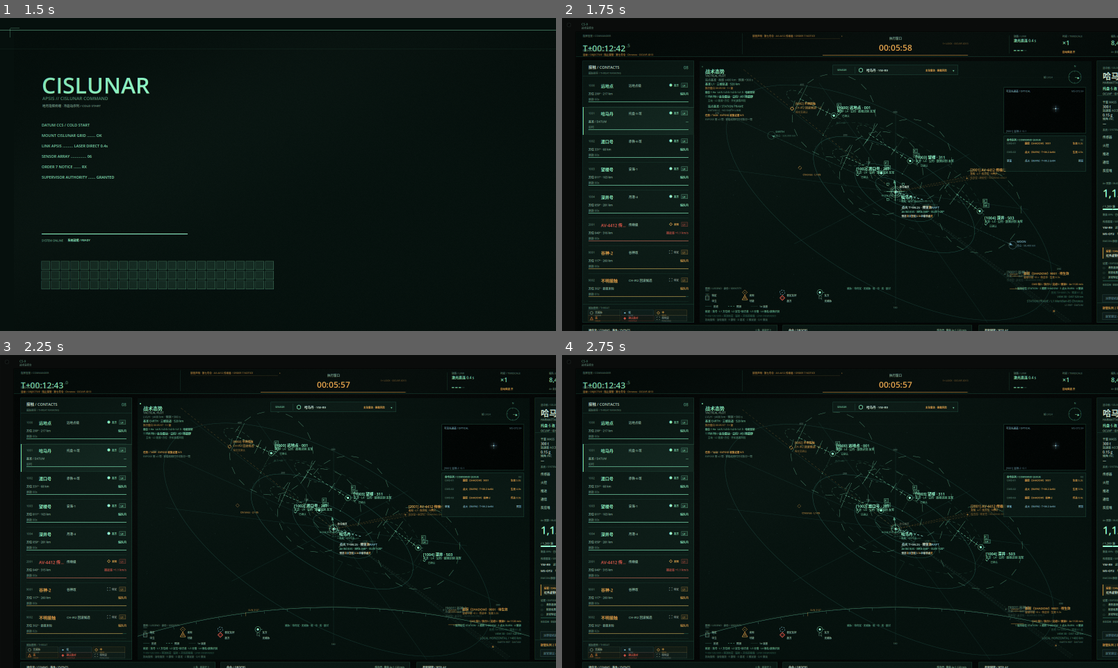
Above: before the commit, frames 1-4 (two rows, left to right).
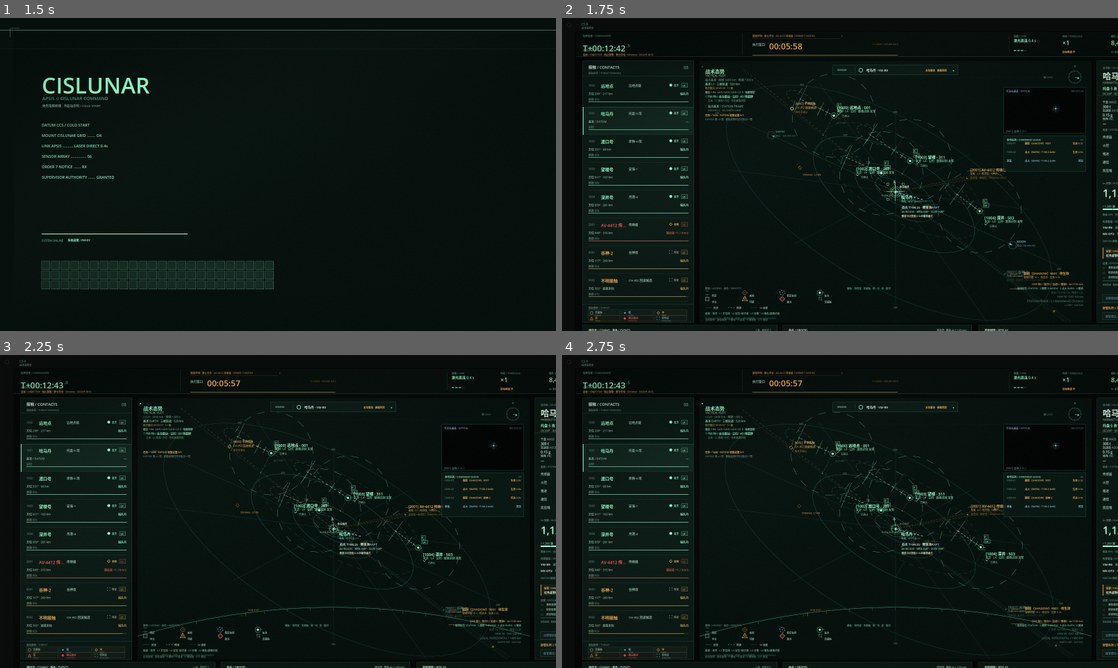
Above: after the commit, the same moments.

Repository: HATO-24/ghost-track-apsis
Game: Godot game, scene res://main.tscn
The game is run twice, just before and just after one commit, with the same random seed, the same clock (stepped at 60 frames per second) and the same inputs.
Inputs (mouse positions are in pixels of both pictures, inside the frame that each line leads up to):
- Up to frame 1 (1.5 s): tap Enter at 0.5 s; drag from (278, 174) to (333, 105) at 0.52 s; drag from (166, 190) to (250, 237) at 1.27 s
- Up to frame 2 (1.75 s): no input
- Up to frame 3 (2.25 s): move the mouse to (333, 442) at 2.02 s; hold D from 2.03 s (still down); tap 2 at 2.1 s
- Up to frame 4 (2.75 s): keep holding D

Frame 1 is identical in both runs. In frame 2, 0.7% of the frame differs, in the area x 25-73%, y 6-97%; in frame 3, 0.7%; in frame 4, 0.7%.

Commit message:
P4c 倒计时恢复原位并垂直居中；图例上下间距拉开

Diff:
--- a/game_v15/scripts/hud.gd
+++ b/game_v15/scripts/hud.gd
@@ -1402,17 +1402,12 @@
 	var notice_line_c: Color = Palette.a(Palette.AMBER, 0.55 if notice_hot else 0.22)
 	draw_line(Vector2(548.0, 60.0), Vector2(800.0, 60.0), notice_line_c, 1.0)
 	_txt(mono, 804, 46, "▸", 7, Palette.a(Palette.AMBER, 0.9 if notice_hot else 0.5))
-	# P4b：执行窗口组水平居中；数字与进度条以 960 为轴。
-	var exec_s := _hms(exec_left)
-	var exec_w := mono.get_string_size(exec_s, HORIZONTAL_ALIGNMENT_LEFT, -1, 24).x
-	var exec_x := 960.0 - exec_w * 0.5
-	var exec_lab := "执行窗口"
-	var exec_lab_w := cjk.get_string_size(exec_lab, HORIZONTAL_ALIGNMENT_LEFT, -1, 9).x
-	_txt(cjk, 960.0 - exec_lab_w * 0.5, 52.0, exec_lab, 9, Palette.DIM)
-	_txt(mono, exec_x, 68.0, exec_s, 24, Palette.AMBER)
-	draw_rect(Rect2(750, 106, 420, 1), Palette.a(Palette.AMBER, 0.16))
-	draw_rect(Rect2(750, 106, 420.0 * exec_left / 360.0, 1), Palette.AMBER)
-	_txt_r(cjk, 1170, 68, "1× LOCK · OCUVF-ID13", 7, Palette.a(Palette.AMBER, 0.45))
+	# P4c：倒计时恢复原水平位置；只做垂直居中（数字 64..88，顶栏 40..112）。
+	_txt(cjk, 548, 70, "执行窗口", 9, Palette.DIM)
+	_txt(mono, 596, 64, _hms(exec_left), 24, Palette.AMBER)
+	draw_rect(Rect2(548, 106, 420, 1), Palette.a(Palette.AMBER, 0.16))
+	draw_rect(Rect2(548, 106, 420.0 * exec_left / 360.0, 1), Palette.AMBER)
+	_txt_r(cjk, 968, 70, "1× LOCK · OCUVF-ID13", 7, Palette.a(Palette.AMBER, 0.45))
 
 	draw_line(Vector2(1288, 50), Vector2(1288, 102), Palette.a(Palette.LINE, 0.7), 1.0)
 
--- a/game_v15/scripts/plot.gd
+++ b/game_v15/scripts/plot.gd
@@ -1937,26 +1937,26 @@
 	var row2 := [["neutral", "中立"], ["suspect", "可疑"], ["hostile", "敌方"]]
 	var x := 22.0
 	for it in row1:
-		_symbol_at(Vector2(x, 665.0), String(it[0]), _identity_color(String(it[0])), 1)
-		_txt(cjk, x + 13.0, 668.0, String(it[1]), 7, Palette.DIM)
+		_symbol_at(Vector2(x, 666.0), String(it[0]), _identity_color(String(it[0])), 1)
+		_txt(cjk, x + 13.0, 669.0, String(it[1]), 7, Palette.DIM)
 		x += 108.0
 	x = 22.0
 	for it in row2:
-		_symbol_at(Vector2(x, 681.0), String(it[0]), _identity_color(String(it[0])), 1)
-		_txt(cjk, x + 13.0, 684.0, String(it[1]), 7, Palette.DIM)
+		_symbol_at(Vector2(x, 684.0), String(it[0]), _identity_color(String(it[0])), 1)
+		_txt(cjk, x + 13.0, 687.0, String(it[1]), 7, Palette.DIM)
 		x += 108.0
-	draw_rect(Rect2(Vector2(x - 2.0, 676.0), Vector2(8, 8)), Palette.a(Palette.FAINT, 0.85), false, 1.0)
-	draw_line(Vector2(x - 3.0, 675.0), Vector2(x + 7.0, 687.0), Palette.a(Palette.FAINT, 0.65), 1.0)
-	_txt(cjk, x + 13.0, 684.0, "无威胁", 7, Palette.DIM)
-	var y2 := 700.0
+	draw_rect(Rect2(Vector2(x - 2.0, 679.0), Vector2(8, 8)), Palette.a(Palette.FAINT, 0.85), false, 1.0)
+	draw_line(Vector2(x - 3.0, 678.0), Vector2(x + 7.0, 690.0), Palette.a(Palette.FAINT, 0.65), 1.0)
+	_txt(cjk, x + 13.0, 687.0, "无威胁", 7, Palette.DIM)
+	var y2 := 704.0
 	draw_line(Vector2(16, y2 + 5), Vector2(34, y2 + 5), Palette.a(Palette.PH_DIM, 0.55), 1.0)
 	_txt(cjk, 40.0, y2, "历史", 7, Palette.DIM)
 	draw_dashed_line(Vector2(82, y2 + 5), Vector2(100, y2 + 5), Palette.a(Palette.PH, 0.8), 1.0, 4.0)
 	_txt(cjk, 106.0, y2, "预测", 7, Palette.DIM)
 	draw_dashed_line(Vector2(148, y2 + 5), Vector2(166, y2 + 5), Palette.a(Palette.PH, 0.35), 1.0, 2.0)
 	_txt(cjk, 172.0, y2, "1σ 误差", 7, Palette.DIM)
-	_txt(mono, 16.0, 714.0, "航迹：批号 · L1 方位线 · L2 定位+协方差 · L3 分类 · L4 舰名/敌我识别", 7, Palette.a(Palette.PH, 0.65))
-	_txt(mono, 16.0, 727.0, "T+60/120/300 = 预测刻度 · 辐射 = 开机即暴露 · LINK DEGRADED", 7, Palette.a(Palette.PH_FAINT, 0.95))
+	_txt(mono, 16.0, 720.0, "航迹：批号 · L1 方位线 · L2 定位+协方差 · L3 分类 · L4 舰名/敌我识别", 7, Palette.a(Palette.PH, 0.65))
+	_txt(mono, 16.0, 734.0, "T+60/120/300 = 预测刻度 · 辐射 = 开机即暴露 · LINK DEGRADED", 7, Palette.a(Palette.PH_FAINT, 0.95))
 
 func _draw_optical() -> void:
 	var r := Rect2(size.x - 252.0, 76.0, 236.0, 132.0)
Not shown, changed: docs/09_UI设计.md
